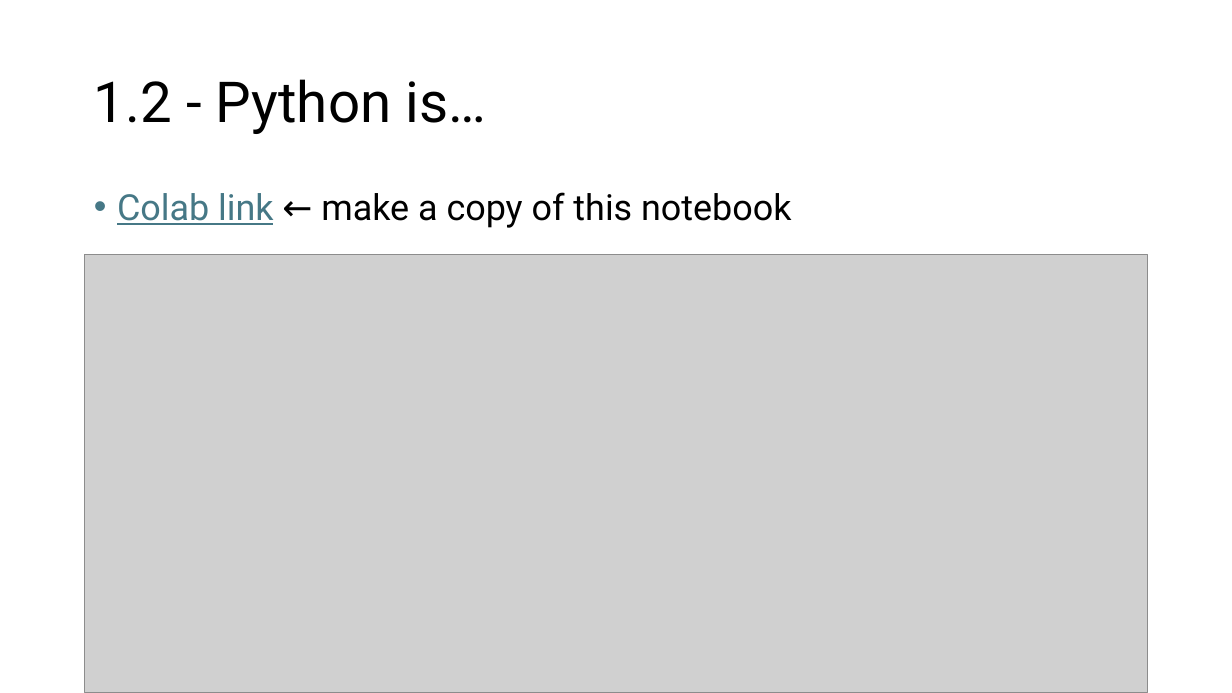
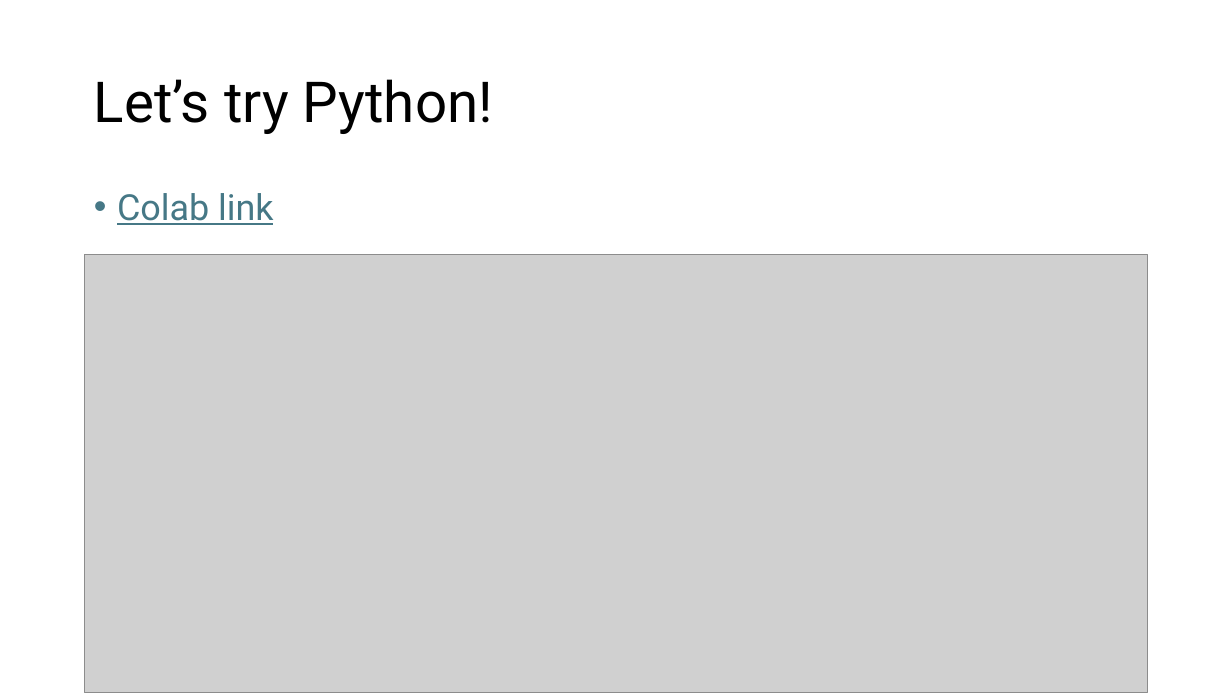
Before and after one commit to Pitt-IshiharaLab/CompBioHA_IntroProgramming2024, a slide deck: slide 6 of IntroProg_1+2.pptx. Drawn at 1232x693 pixels with LibreOffice and Linux fonts; fonts in the diff are those of the drawing; grey boxes stand for pictures. Boxes give left, top, right and bottom in pixels: in the first picture for what was removed or moved away, otherwise in the second. Text is boxed around its words. In the diff, an @@ line names an element or a change of style, - is before the commit and + after.

```diff
--- a/IntroProg_1+2.pptx
+++ b/IntroProg_1+2.pptx
@@ title at [94, 79, 493, 134]: text changed @@
-1.2 - Python is…
+Let’s try Python!
@@ text at [117, 193, 273, 225]: text changed; text colour #000000 to #467886 @@
-• Colab link ← make a copy of this notebook
+• Colab link
```
Also in this commit, not shown: 10 other slides changed, 1 slide removed, 6 other files.
